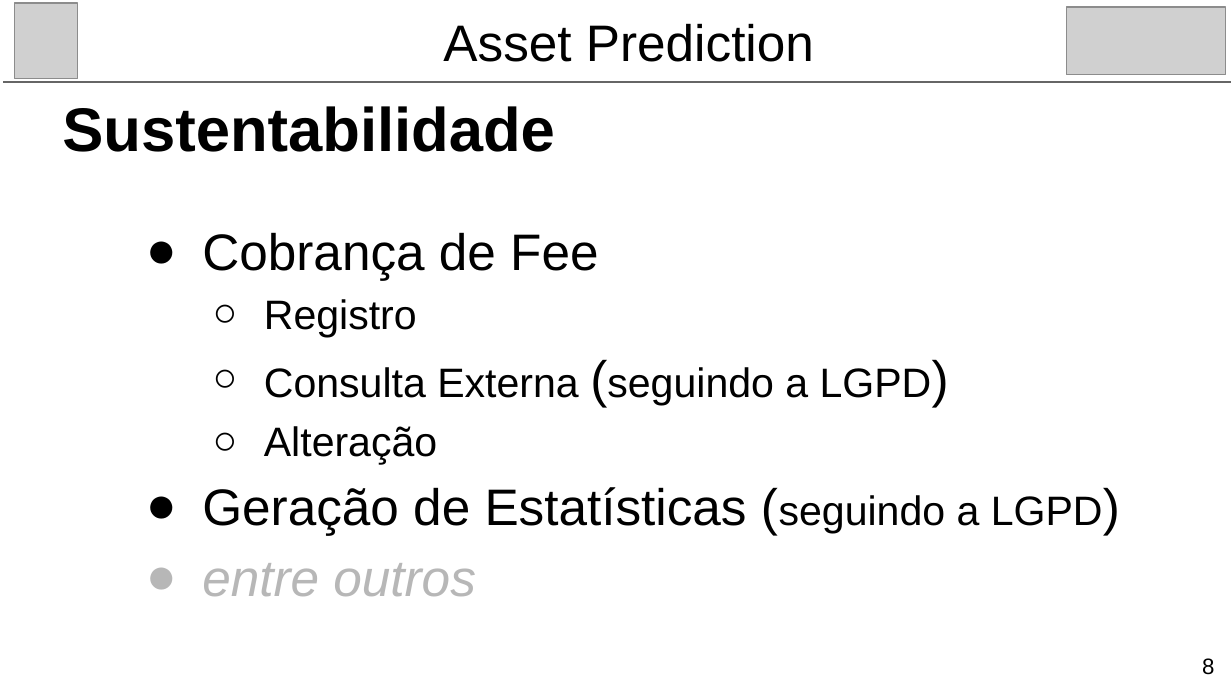
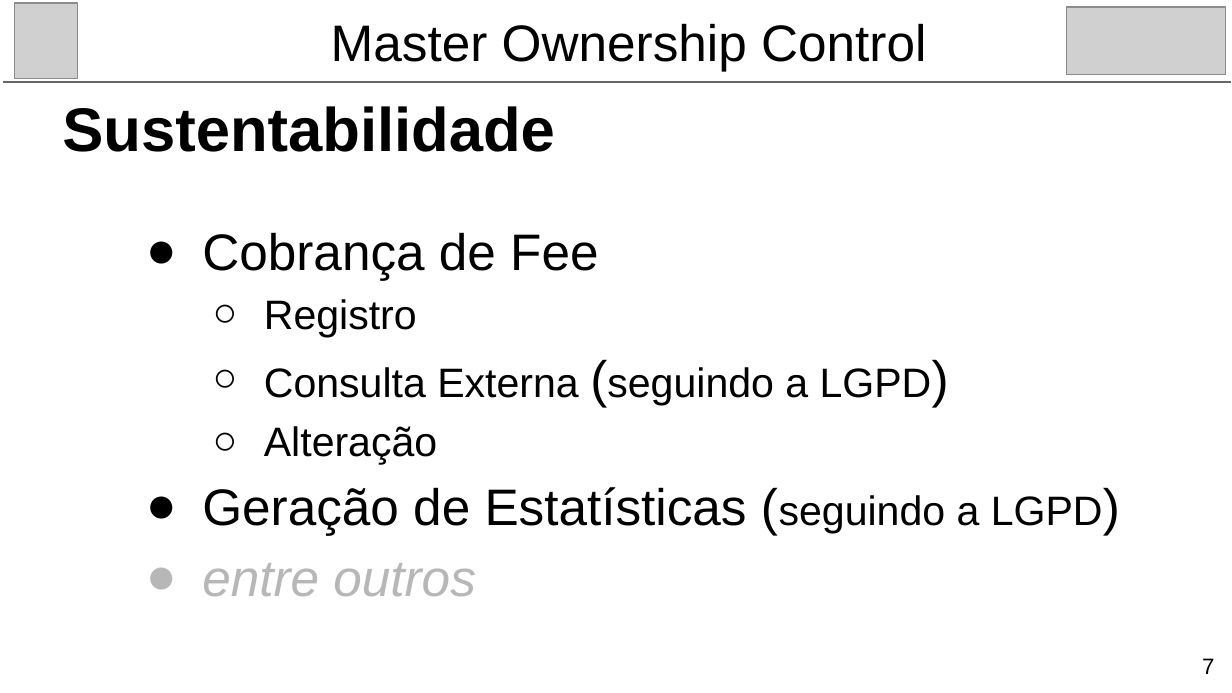
Before and after one commit to frajola-puc/frajola-puc.github.io, a slide deck: slide 7 of ppt/INF1305-TCII-Blockchain-T1-Ownership-14.21526-FlavioSilva-v201108.2214.pptx (slide 8 before the commit). Drawn at 1232x693 pixels with LibreOffice and Linux fonts; fonts in the diff are those of the drawing; grey boxes stand for pictures. Boxes give left, top, right and bottom in pixels: in the first picture for what was removed or moved away, otherwise in the second. Text is boxed around its words. In the diff, an @@ line names an element or a change of style, - is before the commit and + after.

```diff
--- a/ppt/INF1305-TCII-Blockchain-T1-Ownership-14.21526-FlavioSilva-v201108.2214.pptx
+++ b/ppt/INF1305-TCII-Blockchain-T1-Ownership-14.21526-FlavioSilva-v201108.2214.pptx
@@ title at (331, 23, 926, 71): text changed @@
-Asset Prediction
+Master Ownership Control
@@ page number at (1202, 658, 1214, 674): text changed @@
-8
+7
```
Also in this commit, not shown: 8 other slides changed, 2 slides added, 1 slide removed, 4 other files.
